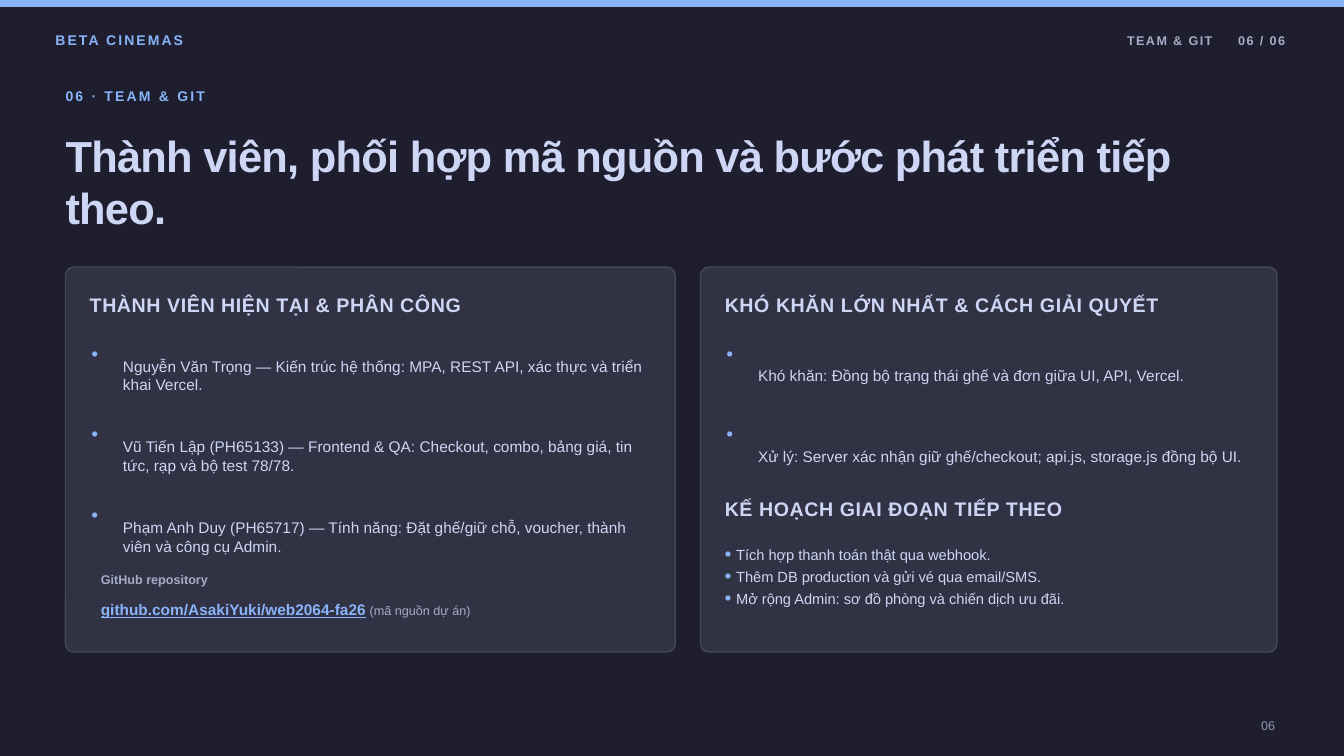
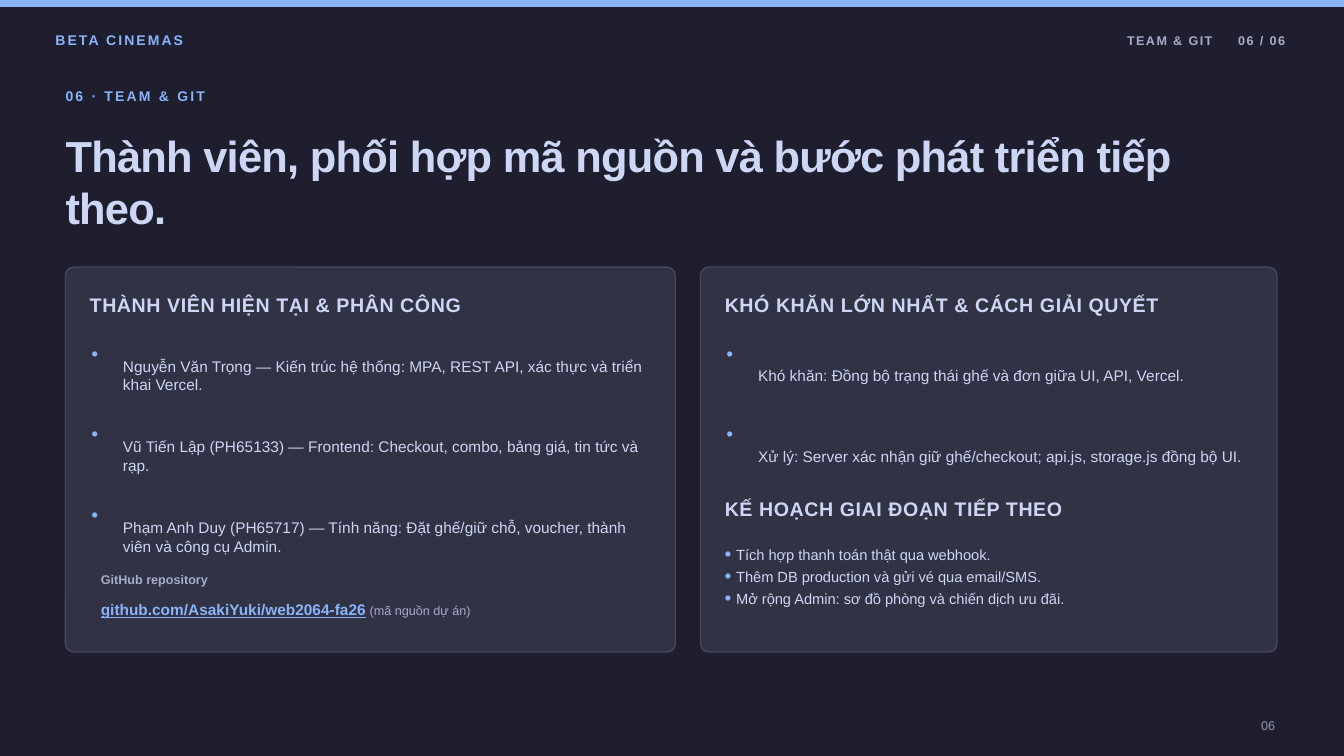
Before and after one commit to AsakiYuki/web2064-fa26, a slide deck: slide 6 of Beta-Cinemas-Presentation.odp. Drawn at 1344x756 pixels with LibreOffice and Linux fonts; fonts in the diff are those of the drawing. Boxes give left, top, right and bottom in pixels: in the first picture for what was removed or moved away, otherwise in the second. Text is boxed around its words. In the diff, an @@ line names an element or a change of style, - is before the commit and + after.

Commit message:
docs(presentation): remove QA test mentions

```diff
--- a/Beta-Cinemas-Presentation.odp
+++ b/Beta-Cinemas-Presentation.odp
@@ text at [123, 440, 638, 474]: text changed @@
-Vũ Tiến Lập (PH65133) — Frontend & QA: Checkout, combo, bảng giá, tin tức, rạp và bộ test 78/78.
+Vũ Tiến Lập (PH65133) — Frontend: Checkout, combo, bảng giá, tin tức và rạp.
```
Also in this commit, not shown: 2 other slides changed, 1 other file.
